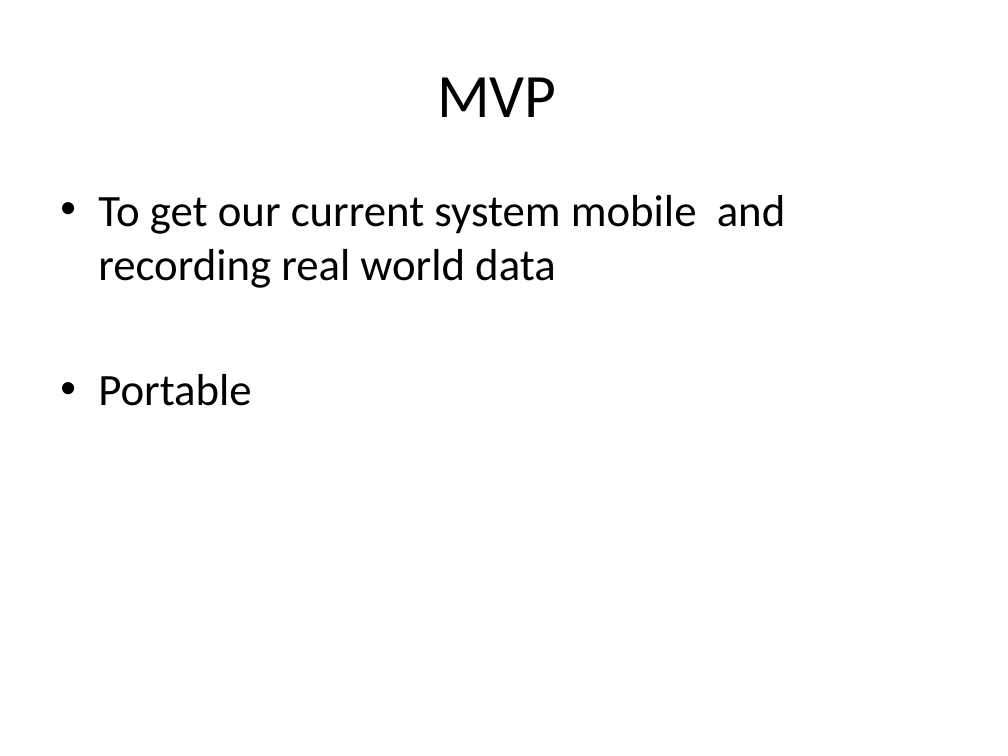
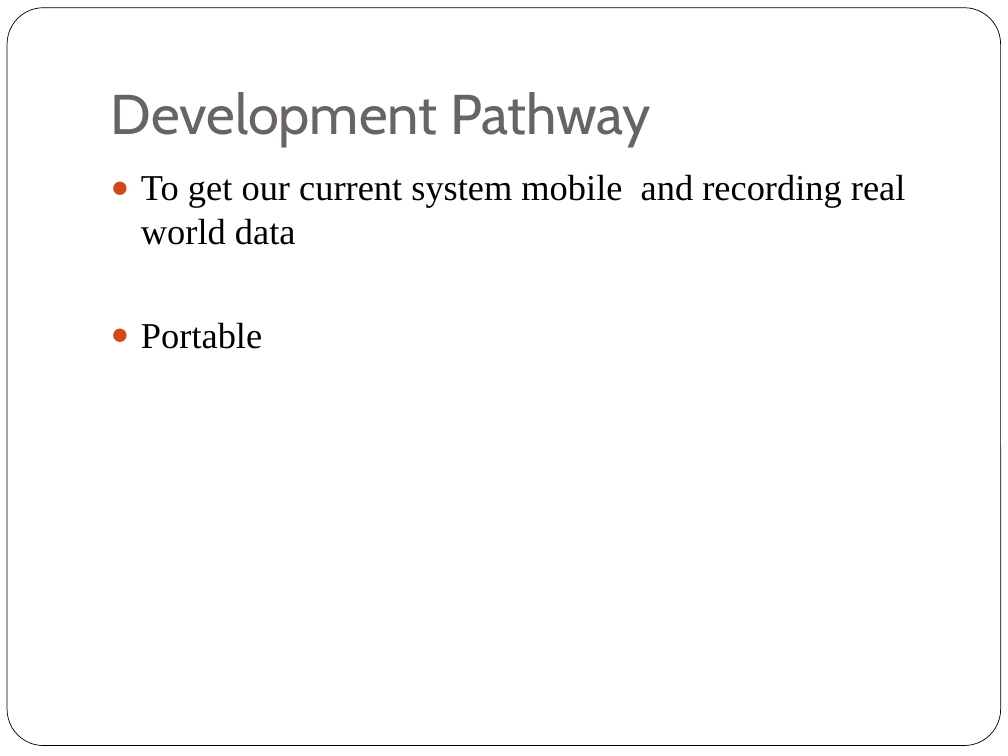
Before and after one commit to unverferthz/Project-2015, a slide deck: slide 11 of CZ Technical Defence.pptx (slide 9 before the commit). Drawn at 1008x756 pixels with LibreOffice and Linux fonts; fonts in the diff are those of the drawing. Boxes give left, top, right and bottom in pixels: in the first picture for what was removed or moved away, otherwise in the second. Text is boxed around its words. In the diff, an @@ line names an element or a change of style, - is before the commit and + after.

```diff
--- a/CZ Technical Defence.pptx
+++ b/CZ Technical Defence.pptx
@@ rounded rectangle added at box(7, 8, 1001, 746), fill #FFFFFF, outline #000000 0.5 pt @@
@@ title "Development Pathway" at box(111, 92, 651, 147): vertical alignment middle to bottom @@
@@ title at box(111, 92, 651, 147): text changed; size 44 to 40 pt; font Calibri to Cabin; text colour #000000 to #696464 @@
-MVP
+Development Pathway
@@ text "To get our current system ...": place and size @@
-text "To get our current system ..." at box(98, 195, 786, 406)
+text "To get our current system ..." at box(141, 174, 905, 349)
@@ text "To get our current system ..." at box(141, 174, 905, 349): size 32 to 26 pt, font Calibri to Times New Roman; bullet • to ● @@
```
Also in this commit, not shown: 7 other slides changed, 3 slides added, 1 slide removed, 1 other file.
